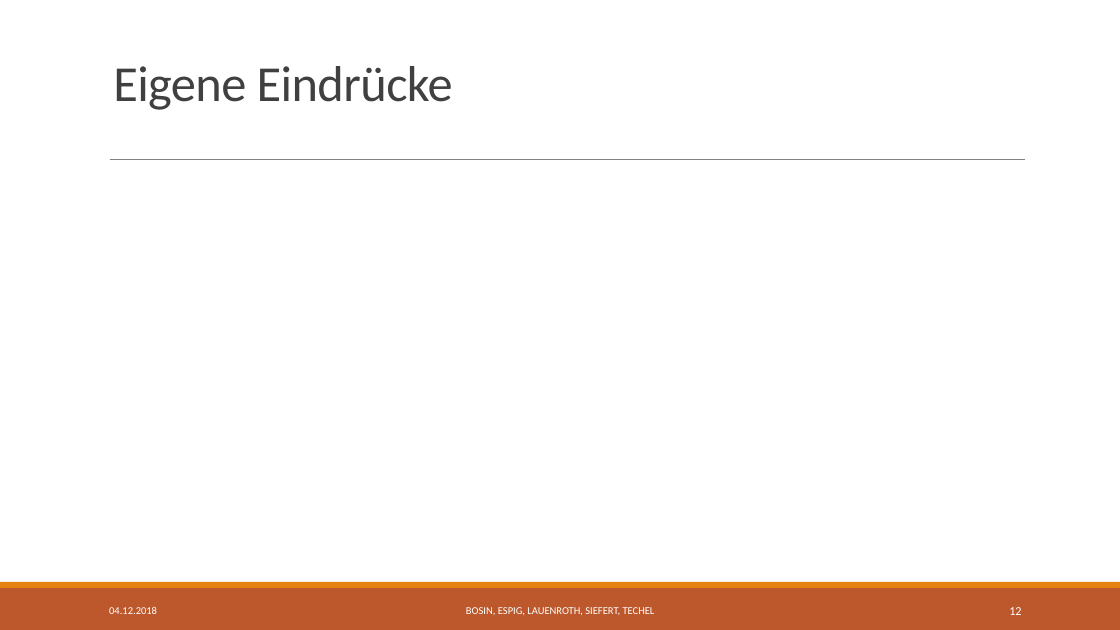
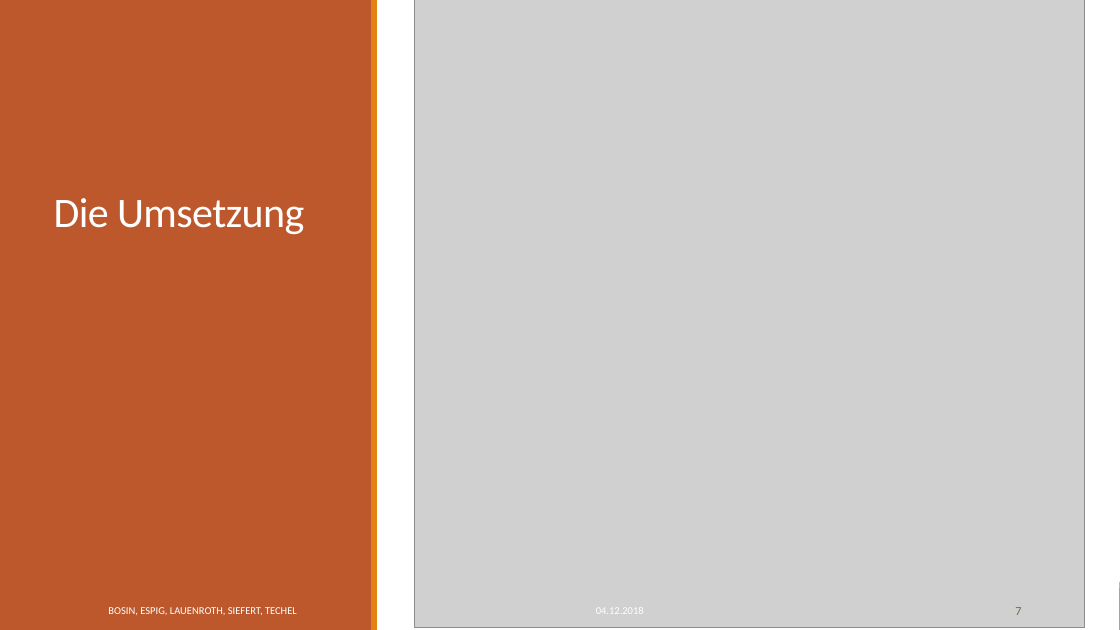
Before and after one commit to Jotec1705/SE-Project2018, a slide deck: slide 7 of Dokumente/02_Arbeitsbereich/01_Projekthandbuch/TouchDown Präsentation UniRisk.pptx (slide 12 before the commit). Drawn at 1120x630 pixels with LibreOffice and Linux fonts; fonts in the diff are those of the drawing; grey boxes stand for pictures. Boxes give left, top, right and bottom in pixels: in the first picture for what was removed or moved away, otherwise in the second. Text is boxed around its words. In the diff, an @@ line names an element or a change of style, - is before the commit and + after.

```diff
--- a/Dokumente/02_Arbeitsbereich/01_Projekthandbuch/TouchDown Präsentation UniRisk.pptx
+++ b/Dokumente/02_Arbeitsbereich/01_Projekthandbuch/TouchDown Präsentation UniRisk.pptx
@@ rectangle added at (0,0,1120,630), fill #FFFFFF @@
@@ rectangle added at (0,0,372,630), fill #BD582C @@
@@ rectangle added at (371,0,377,630), fill #E48312 @@
@@ picture added at (415,0,1085,628) @@
@@ title removed at (113,66,453,110) @@
-Eigene Eindrücke
@@ line removed from (110, 160) to (1026, 160) @@
@@ title added at (54,198,304,235), 36 pt, text #FFFFFF @@
+Die Umsetzung
@@ text "BOSIN, ESPIG, LAUENROTH, SIEFERT, TECHEL": place and size @@
-text "BOSIN, ESPIG, LAUENROTH, SIEFERT, TECHEL" at (466,607,655,615)
+text "BOSIN, ESPIG, LAUENROTH, SIEFERT, TECHEL" at (108,607,297,615)
@@ text "BOSIN, ESPIG, LAUENROTH, SIEFERT, TECHEL" at (108,607,297,615): alignment centre to left; more space between paragraphs @@
@@ text "04.12.2018": place and size @@
-text "04.12.2018" at (109,607,157,614)
+text "04.12.2018" at (596,610,644,614)
@@ text "04.12.2018" at (596,610,644,614): alignment left to right; more space between paragraphs @@
@@ page number at (1015,607,1021,615): text changed; text colour #FFFFFF to #637052 @@
-12
+7
```
Also in this commit, not shown: 7 other slides changed, 2 slides added.
